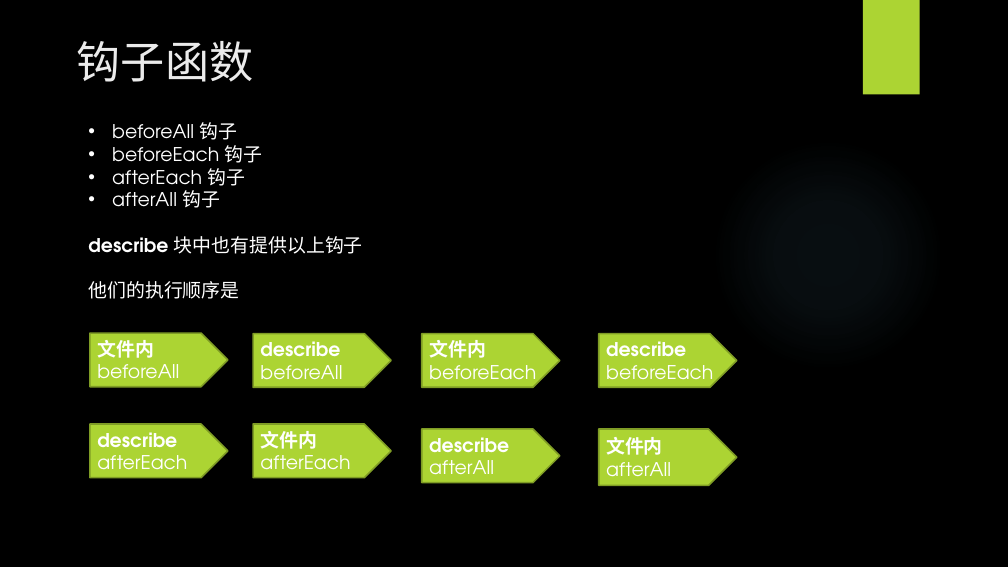
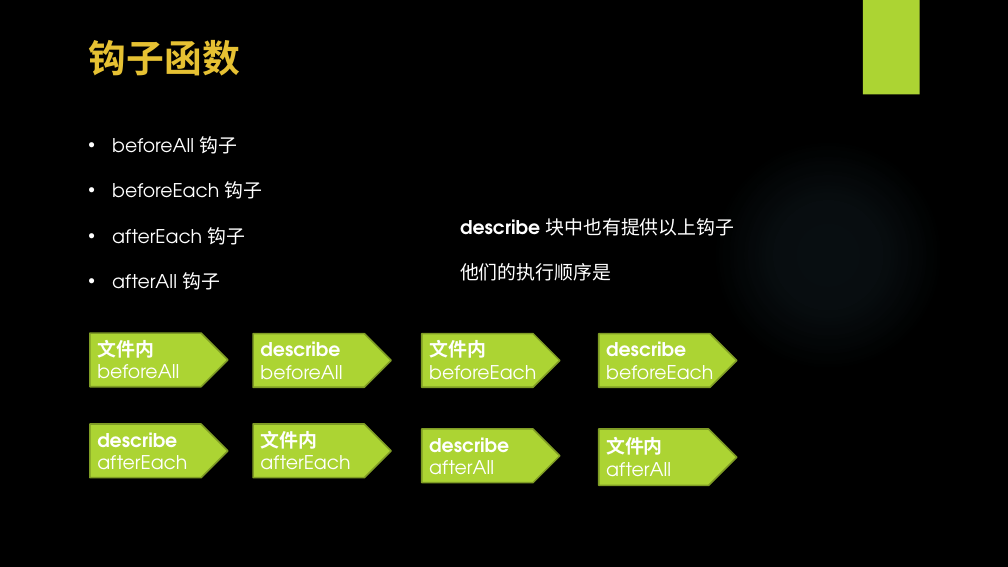
Before and after one commit to WangEbo/auto-test, a slide deck: slide 12 of 王博书的分享/自动化测试.pptx. Drawn at 1008x567 pixels with LibreOffice and Linux fonts; fonts in the diff are those of the drawing; background and template pictures are left out. Boxes give left, top, right and bottom in pixels: in the first picture for what was removed or moved away, otherwise in the second. Text is boxed around its words. In the diff, an @@ line names an element or a change of style, - is before the commit and + after.

```diff
--- a/王博书的分享/自动化测试.pptx
+++ b/王博书的分享/自动化测试.pptx
@@ text "钩子函数": place and size @@
-text "钩子函数" at [77, 41, 253, 82]
+text "钩子函数" at [89, 40, 240, 76]
@@ text "钩子函数" at [89, 40, 240, 76]: size 42 to 36 pt, font TeX Gyre Adventor to Noto Sans CJK SC, text colour #EBEBEB to #E6C133, bold on @@
@@ text "beforeAll 钩子": place and size @@
-text "beforeAll 钩子" at [88, 122, 363, 299]
+text "beforeAll 钩子" at [112, 136, 263, 290]
@@ text "beforeAll 钩子" at [112, 136, 263, 290]: line spacing 1 to 2 @@
@@ text at [88, 236, 363, 299]: paragraphs removed @@
-describe 块中也有提供以上钩子
-他们的执行顺序是
@@ text added at [460, 218, 734, 281], 18 pt, text #FFFFFF @@
+describe 块中也有提供以上钩子
+他们的执行顺序是
```
Also in this commit, not shown: 13 other slides changed, 3 slides added, 6 other files.
